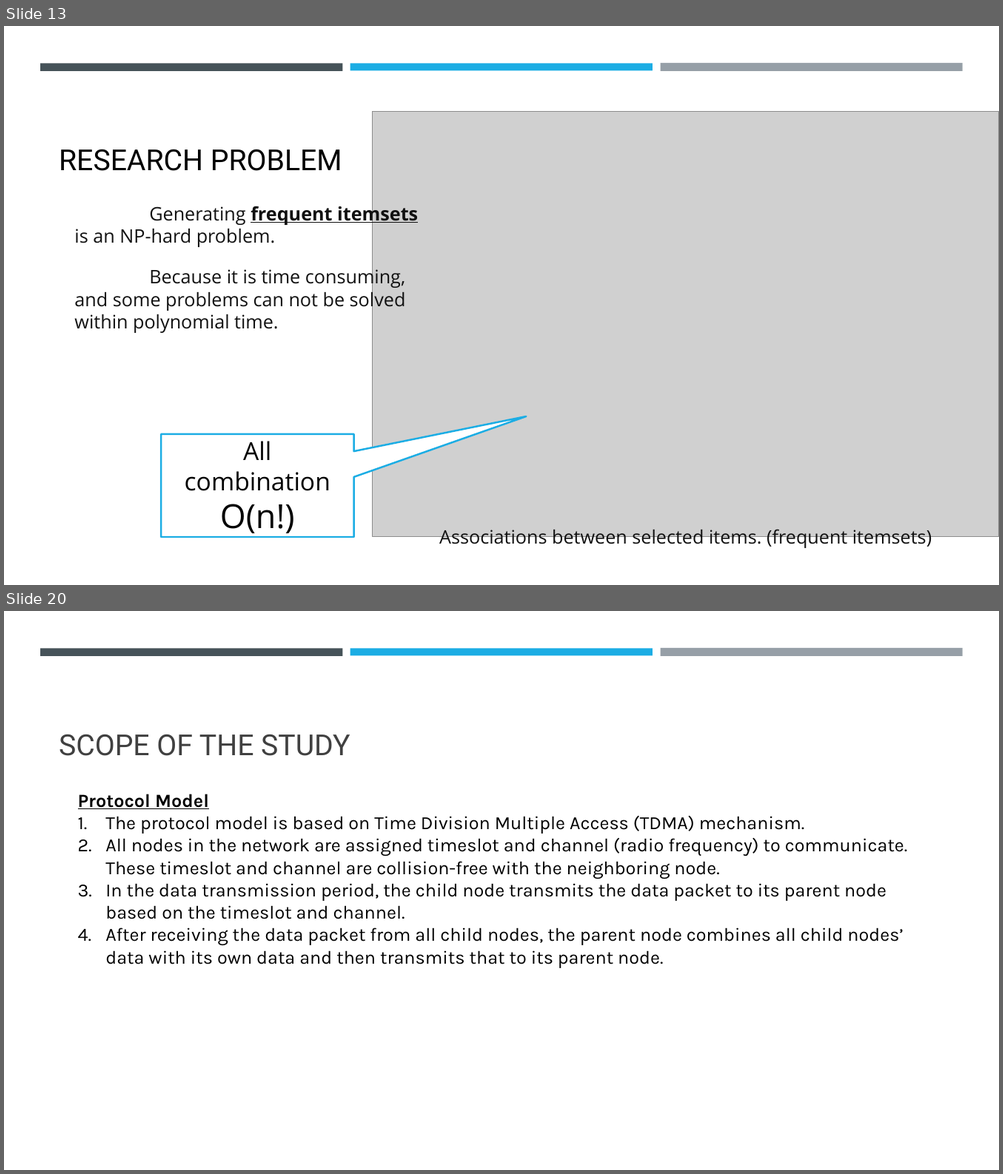
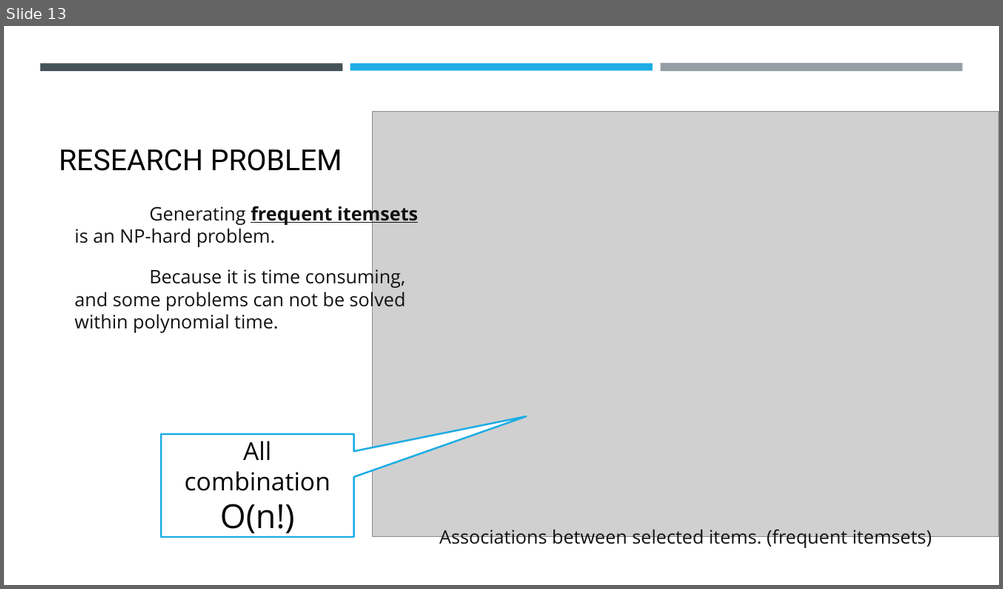
Before and after one commit to Wanarut/Review_literature, a slide deck: Impact of Genetic Algorithms Operators on Association Rules Extraction.pptx. Shown one above the other, each under a label of ours: slides 13 and 20 before the commit, slide 13 after it; the slides between them are not shown. The pictures are 1003x1174 and 1003x589 pixels, drawn with LibreOffice and Linux fonts; fonts in the diff are those of the drawing; grey boxes stand for pictures. Boxes give left, top, right and bottom in pixels: in the first picture for what was removed or moved away, otherwise in the second. Text is boxed around its words. In the diff, an @@ line names an element or a change of style, - is before the commit and + after.

```diff
--- a/Impact of Genetic Algorithms Operators on Association Rules Extraction.pptx
+++ b/Impact of Genetic Algorithms Operators on Association Rules Extraction.pptx
@@ slide 20 removed at [4,611,999,1170], background #FFFFFF; not listed: 3 template elements that a slide beside it also shows @@
@@ title removed at [59,734,350,756] @@
-SCOPE OF THE STUDY
@@ text removed at [78,794,908,968] @@
-Protocol Model
-1. The protocol model is based on Time Division Multiple Access (TDMA) mechanism.
-2. All nodes in the network are assigned timeslot and channel (radio frequency) to communicate. These timeslot and channel are collision-free with the neighboring node.
-3. In the data transmission period, the child node transmits the data packet to its parent node based on the timeslot and channel.
-4. After receiving the data packet from all child nodes, the parent node combines all child nodes’ data with its own data and then transmits that to its parent node.
```
Also in this commit, not shown: 5 slides changed, 37 slides added, 42 other slides removed.
